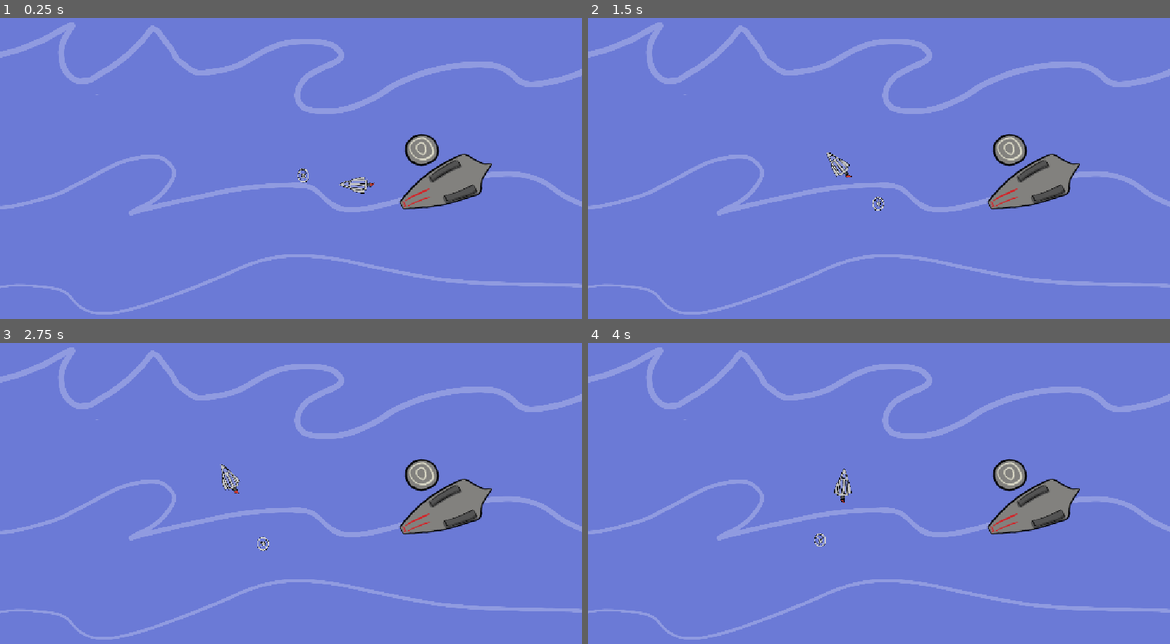
Above: before the commit, frames 1-4 (two rows, left to right).
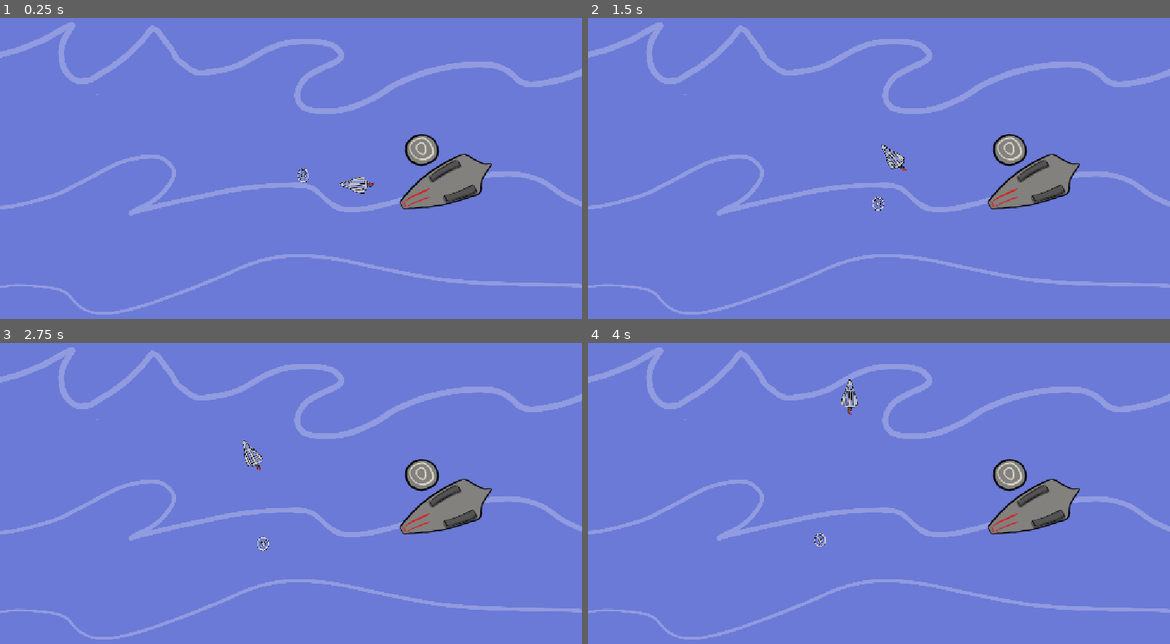
Above: after the commit, the same moments.

Repository: ecleaver/GoDot-GameCourse
Game: Godot game, scene res://Scenes/Ocean/Ocean.tscn
Same seed, same stepped clock (60 frames per second), same inputs: the game is played once before the commit and once after it.
Inputs:
- Up to frame 1 (0.25 s): no input
- Up to frame 2 (1.5 s): tap Enter (ui_accept) at 0.5, 0.6, 0.77, 1.07, 1.35 s; hold Right (ui_right) 0.53-1.28 s; hold Left (ui_left) from 1.28 s (still down)
- Up to frame 3 (2.75 s): tap Enter (ui_accept) at 1.52, 1.82, 2.1 s; release Left (ui_left) at 2.03 s; hold Right (ui_right) from 2.03 s (still down)
- Up to frame 4 (4 s): tap Enter (ui_accept) at 2.85, 3.02, 3.32, 3.6, 3.77 s; release Right (ui_right) at 3.53 s; hold Left (ui_left) from 3.53 s (still down)

The runs differ from the first frame. In frame 1, less than 0.1% of the frame differs, in the area x 58-65%, y 52-58%; in frame 2, 0.4%; in frame 3, 0.4%; in frame 4, 0.4%, in the area x 42-47%, y 12-54%.

Commit message:
Added to functions

Diff:
--- a/foundations/Scenes/Ocean/Ocean.gd
+++ b/foundations/Scenes/Ocean/Ocean.gd
@@ -21,6 +21,33 @@
 	sprit.position.x = positions[0]
 	sprit.position.y = positions[1]
 
+func movePlane(sprit : AnimatedSprite2D, move, min_xy, max_x, max_y, rotate):
+	if (sprit.global_position.x > min_xy and sprit.global_position.x < max_x and sprit.global_position.y > min_xy and sprit.global_position.y < max_y):
+		#setting move_local_x to false removes the gobal scaling affects
+		sprit.move_local_x(-move)
+	elif plane.global_position.x <= min_xy :
+		sprit.global_position.x += move
+	elif plane.global_position.x >= max_x:
+		sprit.global_position.x -= move
+	elif plane.global_position.y <= min_xy:
+		sprit.global_position.y += move
+	elif plane.global_position.y >= max_y:
+		sprit.global_position.y -= move
+
+	if (sprit.global_position.x <= min_xy or sprit.global_position.x >= max_x or sprit.global_position.y <= min_xy or sprit.global_position.y >= max_y):
+		sprit.rotate(rotate)
+
+func planeInputs(sprit : AnimatedSprite2D, plane_rotate):
+	if Input.is_action_pressed("ui_left"):
+		sprit.rotate(-plane_rotate)
+	elif Input.is_action_pressed("ui_right"):
+		sprit.rotate(plane_rotate)
+
+	if Input.is_action_just_pressed("ui_accept"):
+		print("space")
+		eatingsound.play()
+		#plane.global_position = Vector2(pos_x, pos_y)
+
 # Called when the node enters the scene tree for the first time.
 func _ready() -> void:
 	pass # Replace with function body.
@@ -34,35 +61,16 @@
 	move = 100 * delta
 	rotate = 180 * delta
 	plane_rotate = 1.5 * delta
-	if (plane.global_position.x > min_xy and plane.global_position.x < max_x and plane.global_position.y > min_xy and plane.global_position.y < max_y):
-		#setting move_local_x to false removes the gobal scaling affects
-		plane.move_local_x(-100 * delta)
-	elif plane.global_position.x <= min_xy :
-		plane.global_position.x += move
-	elif plane.global_position.x >= max_x:
-		plane.global_position.x -= move
-	elif plane.global_position.y <= min_xy:
-		plane.global_position.y += move
-	elif plane.global_position.y >= max_y:
-		plane.global_position.y -= move
 
-	if (plane.global_position.x <= min_xy or plane.global_position.x >= max_x or plane.global_position.y <= min_xy or plane.global_position.y >= max_y):
-		plane.rotate(rotate)
-
-
+	#put the code for moving the plane into a
+	movePlane(plane, move, min_xy, max_x, max_y, rotate)
 	#Delta needs to be outside of the fuctnion and passed in
 
 	angle += speed * get_process_delta_time()
 	createCircle(hilcopper, radius, angle, pos_x, pos_y)
 
-	if Input.is_action_pressed("ui_left"):
-		plane.rotate(-plane_rotate)
-	elif Input.is_action_pressed("ui_right"):
-		plane.rotate(plane_rotate)
+	planeInputs(plane, plane_rotate)
 
-	if Input.is_action_just_pressed("ui_accept"):
-		print("space")
-		#eatingsound.play()
-		plane.global_position = Vector2(pos_x, pos_y)
+
 
 	pass
--- a/foundations/Scenes/Ocean/Ocean.tscn
+++ b/foundations/Scenes/Ocean/Ocean.tscn
@@ -106,18 +106,18 @@
 [node name="Eatingsound" type="AudioStreamPlayer" parent="." unique_id=1806506988]
 stream = ExtResource("21_pldd8")
 
+[node name="PlaneAnimated2d" type="AnimatedSprite2D" parent="." unique_id=22825262]
+unique_name_in_owner = true
+position = Vector2(728.6868, 331.61743)
+rotation = 0.006388506
+scale = Vector2(0.29767394, 0.29724112)
+skew = 2.2292137e-05
+sprite_frames = SubResource("SpriteFrames_qeolc")
+animation = &"plane"
+script = ExtResource("7_4wd1y")
+
 [node name="Carrier" type="Sprite2D" parent="." unique_id=1753525612]
 position = Vector2(894.00006, 308)
 rotation = -0.3937725
 scale = Vector2(1, 0.952)
 texture = ExtResource("17_5eu54")
-
-[node name="PlaneAnimated2d" type="AnimatedSprite2D" parent="Carrier" unique_id=22825262]
-unique_name_in_owner = true
-position = Vector2(-161.72293, -43.71492)
-rotation = -2.7234807
-scale = Vector2(-0.3, -0.31)
-skew = -0.035276055
-sprite_frames = SubResource("SpriteFrames_qeolc")
-animation = &"plane"
-script = ExtResource("7_4wd1y")
